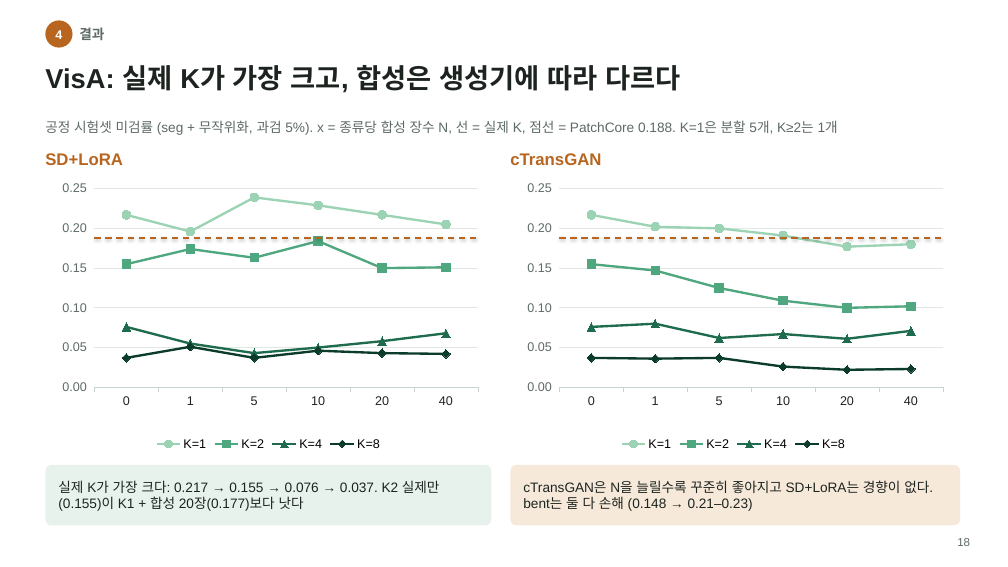
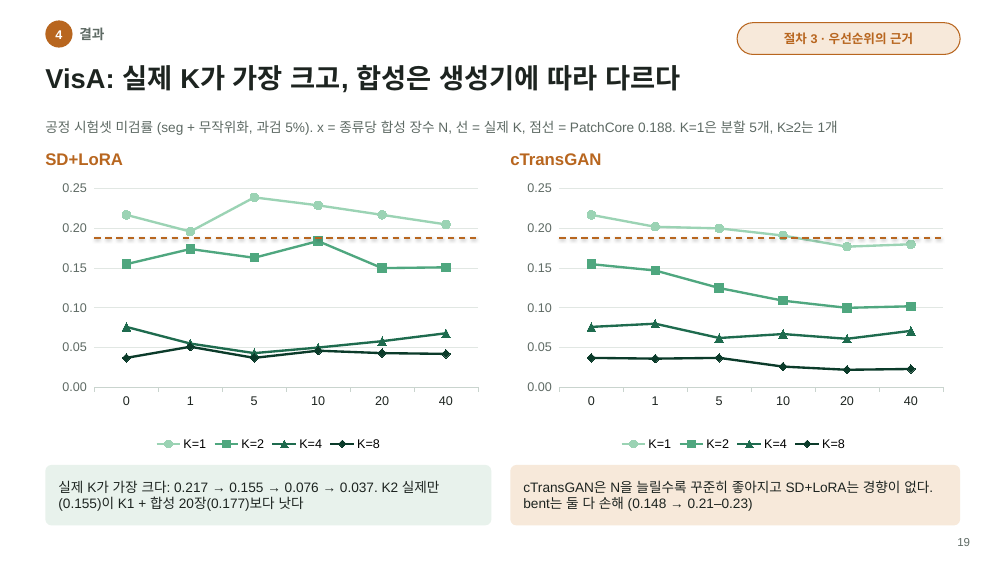
Before and after one commit to Junho-YEO-maker/26_2_DeepLearning, a slide deck: slide 19 of PCB_AD_presentation.pptx (slide 18 before the commit). Drawn at 1008x567 pixels with LibreOffice and Linux fonts; fonts in the diff are those of the drawing. Boxes give left, top, right and bottom in pixels: in the first picture for what was removed or moved away, otherwise in the second. Text is boxed around its words. In the diff, an @@ line names an element or a change of style, - is before the commit and + after.

```diff
--- a/PCB_AD_presentation.pptx
+++ b/PCB_AD_presentation.pptx
@@ rounded rectangle added at (737, 23, 960, 54), fill #F7E9DA, outline #B8661F 1 pt, 12 pt, text #B8661F, bold @@
+절차 3 · 우선순위의 근거
```
Also in this commit, not shown: 25 other slides changed, 2 slides added, 2 other files.
